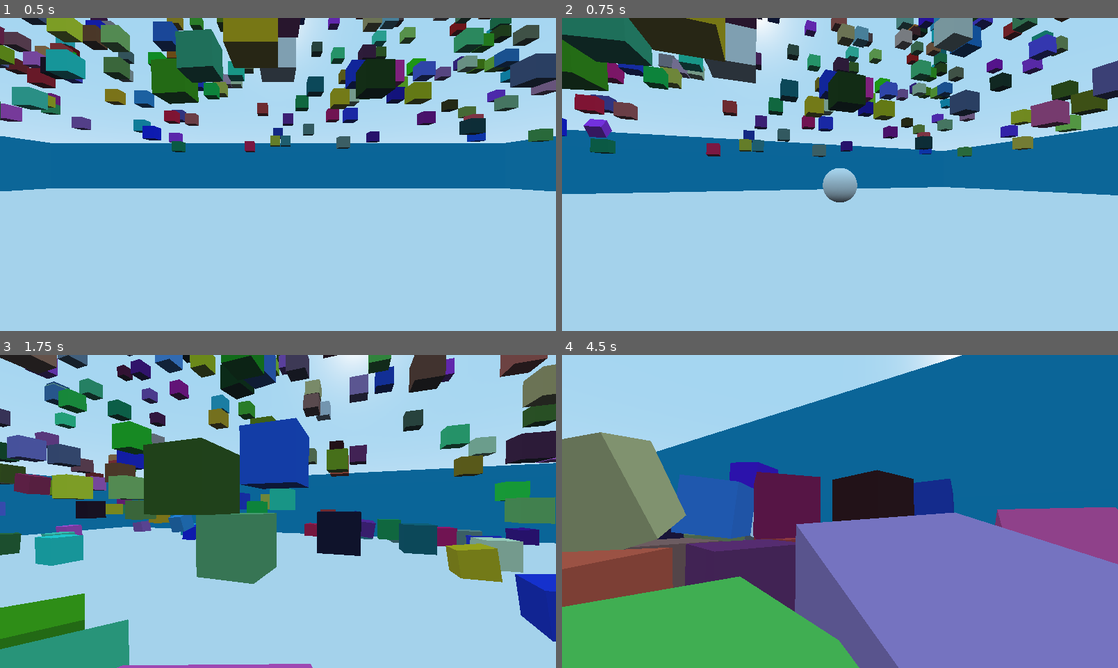
Above: before the commit, frames 1-4 (two rows, left to right).
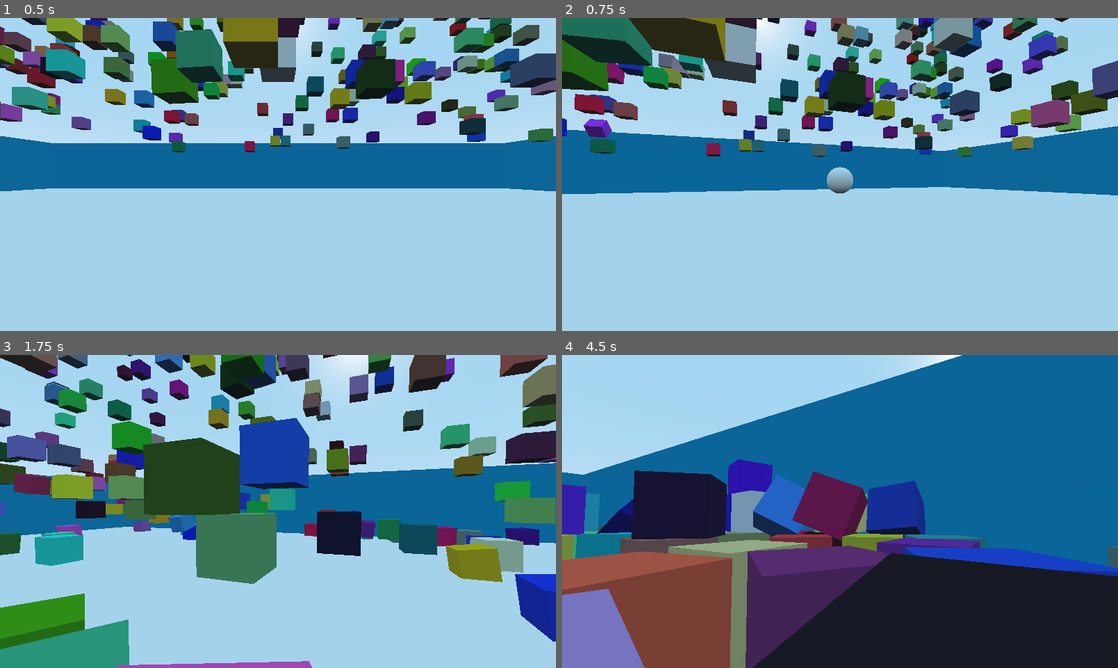
Above: after the commit, the same moments.

Repository: 201flaviosilva-labs/Et-Cetera
Game: Godot game, scene res://Main.tscn
Same seed, same stepped clock (60 frames per second), same inputs: the game is played once before the commit and once after it.
Inputs (mouse positions are in pixels of both pictures, inside the frame that each line leads up to):
- Up to frame 1 (0.5 s): no input
- Up to frame 2 (0.75 s): move the mouse to (867, 174) at 0.52 s; hold W (move_forward) from 0.53 s (still down); click (867, 174) at 0.6 s
- Up to frame 3 (1.75 s): keep holding W (move_forward); tap Space (jump) at 0.77, 1.52 s; move the mouse to (250, 511) at 1.27 s; tap Shift (run) at 1.35 s
- Up to frame 4 (4.5 s): keep holding W (move_forward); move the mouse to (851, 505) at 2.02 s; click (851, 505) at 2.1 s; move the mouse to (834, 517) at 2.77 s; tap Shift (run) at 2.85, 4.35 s; tap Space (jump) at 3.02, 3.77 s; move the mouse to (878, 514) at 3.52 s; click (878, 514) at 3.6 s; move the mouse to (795, 508) at 4.27 s

Frame 1 is identical in both runs. In frame 2, 0.3% of the frame differs, in the area x 46-54%, y 47-59%; in frame 3, 0.2%; in frame 4, 58%, in the area x 0-100%, y 24-100%.

Commit message:
fix: shooting problem

Diff:
--- a/Project/Player.gd
+++ b/Project/Player.gd
@@ -8,6 +8,7 @@
 
 var velocity: Vector3 = Vector3.ZERO
 var is_jumping: bool = false
+var can_shoot: bool = true
 
 onready var bullet: PackedScene = preload("res://Bullet.tscn")
 onready var CAMERA: Camera = $Camera
@@ -45,12 +46,18 @@
 	pass
 
 func _input_shoot() -> void:
-	if Input.is_action_pressed("shoot"):
+	if Input.is_action_pressed("shoot") and can_shoot:
+		can_shoot = false
+
+		$ShootCooldown.start()
+
 		var new_bullet = bullet.instance()
+
 		get_tree().root.add_child(new_bullet)
-		new_bullet.global_translation = $gun.global_translation
-		var direction = ($bullet_direction.global_translation - $gun.global_translation).normalized()
-		new_bullet.apply_central_impulse(direction * 100)
+		new_bullet.global_translation = $Camera/gun.global_translation
+
+		var direction = ($Camera/bullet_direction.global_translation - $Camera/gun.global_translation).normalized()
+		new_bullet.apply_central_impulse(direction * 75)
 		pass
 	pass
 
@@ -81,3 +88,7 @@
 	if Input.is_action_just_pressed("click") and Input.get_mouse_mode() == Input.MOUSE_MODE_VISIBLE:
 		Input.set_mouse_mode(Input.MOUSE_MODE_CAPTURED)
 	pass
+
+func _on_ShootCooldown_timeout() -> void:
+	can_shoot = true
+	pass
--- a/Project/Player.tscn
+++ b/Project/Player.tscn
@@ -24,8 +24,15 @@
 transform = Transform( 1, 0, 0, 0, 1, 0, 0, 0, 1, 0, 1, -0.821861 )
 current = true
 
-[node name="gun" type="Position3D" parent="."]
-transform = Transform( 1, 0, 0, 0, 1, 0, 0, 0, 1, 0, 0.8, -3 )
+[node name="gun" type="Position3D" parent="Camera"]
+transform = Transform( 1, 0, 0, 0, 1, 0, 0, 0, 1, 0, -0.2, -2.17814 )
 
-[node name="bullet_direction" type="Position3D" parent="."]
-transform = Transform( 1, 0, 0, 0, 1, 0, 0, 0, 1, 0, 0.8, -4 )
+[node name="bullet_direction" type="Position3D" parent="Camera"]
+transform = Transform( 1, 0, 0, 0, 1, 0, 0, 0, 1, 0, -0.2, -3.17814 )
+
+[node name="ShootCooldown" type="Timer" parent="."]
+wait_time = 0.1
+one_shot = true
+autostart = true
+
+[connection signal="timeout" from="ShootCooldown" to="." method="_on_ShootCooldown_timeout"]
